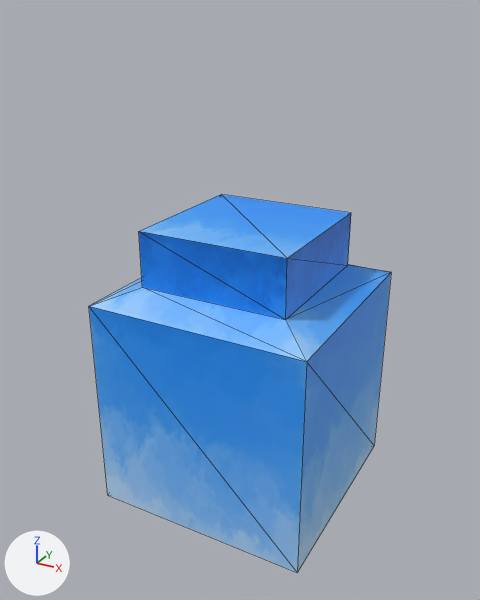
Renders of the glTF model Decentraland Jam/Models/Obj_Statue.gltf from each side of a commit.
Rendered twice from a 50 mm camera at (2.59, -2.44, 4.37) aimed at (-0.04, 2.35, 1.97). The lights are fixed; the arrows at lower left show +X, +Y and +Z. Mesh edges are drawn as thin lines. Vertices at the same position are counted once.

The first picture shows 'Obj_Statue'.
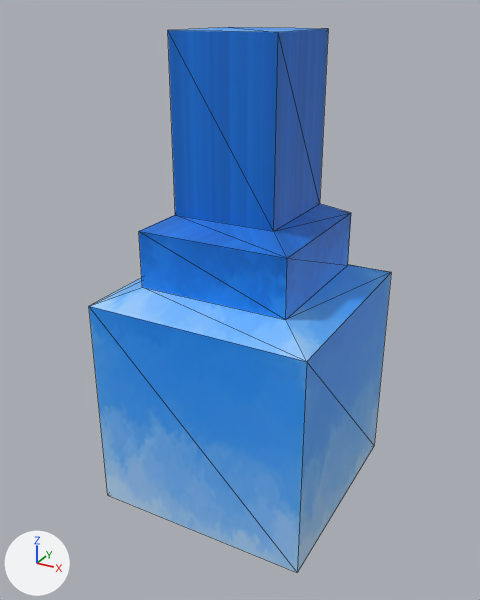
What differs and where, as boxes (x1, y1, x2, y2) in the pictures (480 x 600 px):
'Obj_Statue', reshaped (44% taller): before (89, 194, 391, 572); after (89, 27, 391, 572)
part 1 of me_cube_170, built on: before (140, 194, 351, 258); after (140, 27, 351, 258)

What the commit changed:
me_cube_170 is used by ob_obj_statue; location (0.0, 2.45, 0.06).
me_cube_170 had 16 vertices, 28 faces and spanned x -1.0..1.0, y -1.0..1.0, z 0.0..2.62.
me_cube_170 now has 24 vertices, 44 faces and spans x -1.0..1.0, y -1.0..1.0, z 0.0..4.15.
Part 1, on me_cube_170:
2 faces are deleted.
8 vertices are added at x -0.46..0.46, y -0.46..0.46, z 2.73..4.15.
18 new faces join them.
